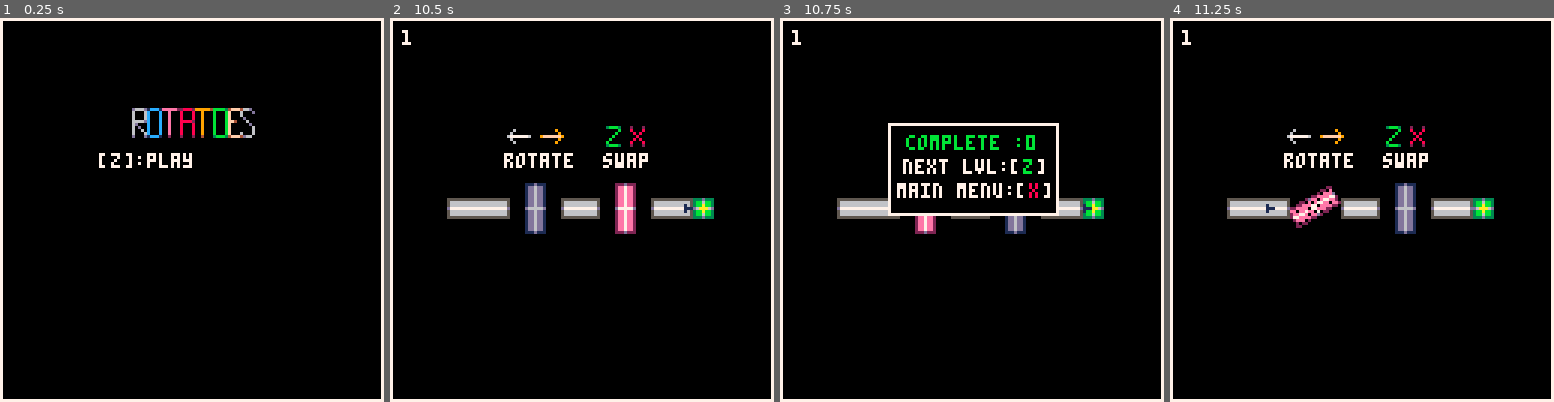
Above: before the commit, frames 1-4 (left to right).
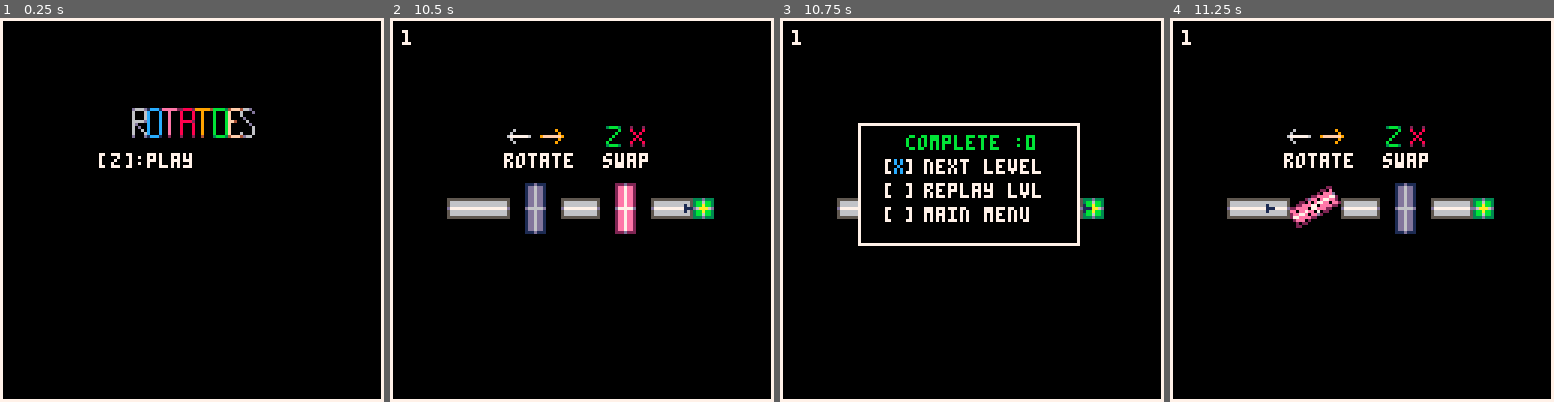
Above: after the commit, the same moments.

Repository: kreludan/rotatoes
Game: PICO-8 cartridge rotatoes.p8
Same seed, same stepped clock (60 frames per second), same inputs: the game is played once before the commit and once after it.
Inputs:
- Up to frame 1 (0.25 s): no input
- Up to frame 2 (10.5 s): tap X (X key) at 0.33, 1.07, 1.85, 2.97, 4.08, 5.2, 6.32, 7.43, 8.55, 9.67 s; tap O (Z key) at 0.7, 1.7, 2.1, 2.5, 2.9, 3.3, 3.7, 4.1, 4.5, 4.9, 5.3, 5.7, 6.1, 6.5, 6.9, 7.3, 7.7, 8.1, 8.5, 8.9, 9.3, 9.7, 10.1 s; hold Right 1.6-2.1 s; hold Up 2.15-2.42 s; hold Right 2.47-3.03 s; hold Left 3.08-3.58 s; hold Down 3.63-3.97 s; hold Right 4.02-4.68 s; hold Up 4.73-5.03 s; hold Left 5.08-5.68 s; hold Down 5.73-6.03 s; hold Right 6.08-6.58 s; hold Right 6.63-7.13 s; hold Up 7.18-7.45 s; hold Right 7.5-8.07 s; hold Left 8.12-8.62 s; hold Down 8.67-9 s; hold Right 9.05-9.72 s; hold Up 9.77-10.07 s; hold Left from 10.12 s (still down)
- Up to frame 3 (10.75 s): tap O (Z key) at 10.5 s; release Left at 10.72 s
- Up to frame 4 (11.25 s): hold Down 10.77-11.07 s; tap X (X key) at 10.78 s; tap O (Z key) at 10.9 s; hold Right from 11.12 s (still down)

Frames 1-2 are identical in both runs. In frame 3, 5.0% of the frame differs, in the area x 20-79%, y 27-60%; in frame 4, nothing differs.

Commit message:
In-game menu revamped

Diff:
--- a/rotatoes.p8
+++ b/rotatoes.p8
@@ -7,12 +7,14 @@
   system_init()
   max_distance = 7 -- distance to check for a waypoint in a direction
   level_state = "menu" -- "playing", "win", "lose", "menu"
+  in_game_menu_option = -1
   level_num = 1 -- current level
 end
 
 function _init_level(level_num)
   cls()
   level_state = "playing"
+  in_game_menu_option = -1
   controlled_tile = 1 -- denotes the tile currently controlled on scene
   rotators_to_draw = {} -- holds all rotating tiles
   static_tiles_to_draw = {} -- holds all non-rotating tiles
@@ -109,6 +111,7 @@
   for i=1, count(level_player.draw_points) do
     if level_player.draw_points[i].x == level_goal.center_x and
     level_player.draw_points[i].y == level_goal.center_y then
+      in_game_menu_option = 1
       level_state = "win"
       level_num = min(count(level_blueprints), level_num + 1)
     end
@@ -116,6 +119,7 @@
     for j=1, count(level_enemies) do
       if level_player.draw_points[i].x == level_enemies[j].center_x and
       level_player.draw_points[i].y == level_enemies[j].center_y then
+        in_game_menu_option = 1
         level_state = "lose"
       end
     end
@@ -136,12 +140,10 @@
 function _handleinputs()
   if level_state == "menu" then
     handle_menu_input()
-  elseif level_state=="win" or level_state=="lose" then
-    if btnp(🅾️) then
-  _init_level(level_num)
-  elseif btnp(❎) then
-    generate_main_menu()
-    end
+  elseif level_state=="win" then
+    handle_win_menu_input()
+  elseif level_state=="lose" then
+    handle_lose_menu_input()
   else
     handle_playing_input()
   end
@@ -212,9 +214,9 @@
   if level_state == "menu" then
     generate_main_menu()
   elseif level_state == "win" then
-    generate_win_menu()
+    generate_win_menu(in_game_menu_option)
   elseif level_state == "lose" then
-    generate_lose_menu()
+    generate_lose_menu(in_game_menu_option)
   elseif level_state == "playing" then
     cls()
     _draw_ui_elements()
@@ -1209,24 +1211,63 @@
   end
 end
 
-function generate_win_menu()
-  rectfill(36, 35, 92, 65, 0)
-  rect(36, 35, 92, 65, 7)
+function handle_win_menu_input()
+  if btnp(⬆️) then
+    in_game_menu_option = max(1, in_game_menu_option-1)
+  elseif btnp(⬇️) then
+    in_game_menu_option = min(3, in_game_menu_option+1)
+  elseif btnp(❎) or btnp(🅾️) then
+    if in_game_menu_option == 1 then
+      _init_level(level_num)
+    elseif in_game_menu_option == 2 then
+      level_num -= 1
+      _init_level(level_num)
+    else
+      generate_main_menu()
+    end
+  end
+end
+
+function generate_win_menu(option_selected)
+  rectfill(26, 35, 99, 75, 0)
+  rect(26, 35, 99, 75, 7)
   print("complete :0", 42, 39, 11)
-  print("next lvl:[ ]", 41, 47, 7)
-  print("main menu:[ ]", 39, 55, 7)
-  print("z", 81, 47, 11)
-  print("x", 83, 55, 8)
-end
-
-function generate_lose_menu()
-  rectfill(36, 35, 92, 65, 0)
-  rect(36, 35, 92, 65, 7)
+  y_locations = {47, 55, 63}
+  option_text = {"next level", "replay lvl", "main menu"}
+  for i=1,3 do
+    print("[", 35, y_locations[i], 7)
+    print("]", 41, y_locations[i], 7)
+    print(option_text[i], 48, y_locations[i], 7)
+  end
+  print("x", 38, y_locations[option_selected], 12)
+end
+
+function handle_lose_menu_input()
+  if btnp(⬆️) then
+    in_game_menu_option = 1
+  elseif btnp(⬇️) then
+    in_game_menu_option = 2
+  elseif btnp(❎) or btnp(🅾️) then
+    if in_game_menu_option == 1 then
+      _init_level(level_num)
+    else
+      generate_main_menu()
+    end
+  end
+end
+
+function generate_lose_menu(option_selected)
+  rectfill(26, 35, 99, 65, 0)
+  rect(26, 35, 99, 65, 7)
   print("lose :(", 51, 39, 8)
-  print("restart:[ ]", 43, 47, 7)
-  print("main menu:[ ]", 39, 55, 7)
-  print("z", 79, 47, 11)
-  print("x", 83, 55, 8)
+  y_locations = {47, 55}
+  option_text = {"replay lvl", "main menu"}
+  for i=1,2 do
+    print("[", 35, y_locations[i], 7)
+    print("]", 41, y_locations[i], 7)
+    print(option_text[i], 48, y_locations[i], 7)
+  end
+  print("x", 38, y_locations[option_selected], 12)
 end
 -->8
 --levels
@@ -1277,7 +1318,159 @@
          { "singleton_vert", 76, 32},
          { "singleton_horiz", 88, 51},
          { "singleton_horiz", 95, 51}
-     }}
+     }},
+    {level_num = 4,
+     character_blueprint = {
+         {"goal", 104, 63 },
+         {"player", 22, 63 },
+     },
+     rotator_blueprint = {
+         { "vert", 48, 63 },
+         { "vert", 78, 63 }
+     },
+     static_tile_blueprint = {
+         { "corrend_left", 22, 63 },
+         { "corr_horiz", 29, 63 },
+         { "corrend_right", 36, 63 },
+         { "corrend_left", 60, 63 },
+         { "corrend_right", 66, 63 },
+         { "corrend_left", 90, 63},
+         { "corrend_right", 97, 63 },
+         { "corrend_right", 104, 63 }
+     }},
+    {level_num = 1,
+     character_blueprint = {
+         {"goal", 104, 63 },
+         {"player", 22, 63 },
+     },
+     rotator_blueprint = {
+         { "vert", 48, 63 },
+         { "vert", 78, 63 }
+     },
+     static_tile_blueprint = {
+         { "corrend_left", 22, 63 },
+         { "corr_horiz", 29, 63 },
+         { "corrend_right", 36, 63 },
+         { "corrend_left", 60, 63 },
+         { "corrend_right", 66, 63 },
+         { "corrend_left", 90, 63},
+         { "corrend_right", 97, 63 },
+         { "corrend_right", 104, 63 }
+     }},
+    {level_num = 5,
+     character_blueprint = {
+         {"goal", 104, 63 },
+         {"player", 22, 63 },
+     },
+     rotator_blueprint = {
+         { "vert", 48, 63 },
+         { "vert", 78, 63 }
+     },
+     static_tile_blueprint = {
+         { "corrend_left", 22, 63 },
+         { "corr_horiz", 29, 63 },
+         { "corrend_right", 36, 63 },
+         { "corrend_left", 60, 63 },
+         { "corrend_right", 66, 63 },
+         { "corrend_left", 90, 63},
+         { "corrend_right", 97, 63 },
+         { "corrend_right", 104, 63 }
+     }},
+    {level_num = 6,
+     character_blueprint = {
+         {"goal", 104, 63 },
+         {"player", 22, 63 },
+     },
+     rotator_blueprint = {
+         { "vert", 48, 63 },
+         { "vert", 78, 63 }
+     },
+     static_tile_blueprint = {
+         { "corrend_left", 22, 63 },
+         { "corr_horiz", 29, 63 },
+         { "corrend_right", 36, 63 },
+         { "corrend_left", 60, 63 },
+         { "corrend_right", 66, 63 },
+         { "corrend_left", 90, 63},
+         { "corrend_right", 97, 63 },
+         { "corrend_right", 104, 63 }
+     }},
+    {level_num = 7,
+     character_blueprint = {
+         {"goal", 104, 63 },
+         {"player", 22, 63 },
+     },
+     rotator_blueprint = {
+         { "vert", 48, 63 },
+         { "vert", 78, 63 }
+     },
+     static_tile_blueprint = {
+         { "corrend_left", 22, 63 },
+         { "corr_horiz", 29, 63 },
+         { "corrend_right", 36, 63 },
+         { "corrend_left", 60, 63 },
+         { "corrend_right", 66, 63 },
+         { "corrend_left", 90, 63},
+         { "corrend_right", 97, 63 },
+         { "corrend_right", 104, 63 }
+     }},
+    {level_num = 8,
+     character_blueprint = {
+         {"goal", 104, 63 },
+         {"player", 22, 63 },
+     },
+     rotator_blueprint = {
+         { "vert", 48, 63 },
+         { "vert", 78, 63 }
+     },
+     static_tile_blueprint = {
+         { "corrend_left", 22, 63 },
+         { "corr_horiz", 29, 63 },
+         { "corrend_right", 36, 63 },
+         { "corrend_left", 60, 63 },
+         { "corrend_right", 66, 63 },
+         { "corrend_left", 90, 63},
+         { "corrend_right", 97, 63 },
+         { "corrend_right", 104, 63 }
+     }},
+    {level_num = 9,
+     character_blueprint = {
+         {"goal", 104, 63 },
+         {"player", 22, 63 },
+     },
+     rotator_blueprint = {
+         { "vert", 48, 63 },
+         { "vert", 78, 63 }
+     },
+     static_tile_blueprint = {
+         { "corrend_left", 22, 63 },
+         { "corr_horiz", 29, 63 },
+         { "corrend_right", 36, 63 },
+         { "corrend_left", 60, 63 },
+         { "corrend_right", 66, 63 },
+         { "corrend_left", 90, 63},
+         { "corrend_right", 97, 63 },
+         { "corrend_right", 104, 63 }
+     }},
+    {level_num = 10,
+     character_blueprint = {
+         {"goal", 104, 63 },
+         {"player", 22, 63 },
+     },
+     rotator_blueprint = {
+         { "vert", 48, 63 },
+         { "vert", 78, 63 }
+     },
+     static_tile_blueprint = {
+         { "corrend_left", 22, 63 },
+         { "corr_horiz", 29, 63 },
+         { "corrend_right", 36, 63 },
+         { "corrend_left", 60, 63 },
+         { "corrend_right", 66, 63 },
+         { "corrend_left", 90, 63},
+         { "corrend_right", 97, 63 },
+         { "corrend_right", 104, 63 }
+     }},
 }
 
 function draw_level_text()
--- a/src/0.global.lua
+++ b/src/0.global.lua
@@ -3,12 +3,14 @@
   system_init()
   max_distance = 7 -- distance to check for a waypoint in a direction
   level_state = "menu" -- "playing", "win", "lose", "menu"
+  in_game_menu_option = -1
   level_num = 1 -- current level
 end
 
 function _init_level(level_num)
   cls()
   level_state = "playing"
+  in_game_menu_option = -1
   controlled_tile = 1 -- denotes the tile currently controlled on scene
   rotators_to_draw = {} -- holds all rotating tiles
   static_tiles_to_draw = {} -- holds all non-rotating tiles
@@ -105,6 +107,7 @@
   for i=1, count(level_player.draw_points) do
     if level_player.draw_points[i].x == level_goal.center_x and
     level_player.draw_points[i].y == level_goal.center_y then
+      in_game_menu_option = 1
       level_state = "win"
       level_num = min(count(level_blueprints), level_num + 1)
     end
@@ -112,6 +115,7 @@
     for j=1, count(level_enemies) do
       if level_player.draw_points[i].x == level_enemies[j].center_x and
       level_player.draw_points[i].y == level_enemies[j].center_y then
+        in_game_menu_option = 1
         level_state = "lose"
       end
     end
@@ -132,12 +136,10 @@
 function _handleinputs()
   if level_state == "menu" then
     handle_menu_input()
-  elseif level_state=="win" or level_state=="lose" then
-    if btnp(🅾️) then
-  _init_level(level_num)
-  elseif btnp(❎) then
-    generate_main_menu()
-    end
+  elseif level_state=="win" then
+    handle_win_menu_input()
+  elseif level_state=="lose" then
+    handle_lose_menu_input()
   else
     handle_playing_input()
   end
@@ -208,9 +210,9 @@
   if level_state == "menu" then
     generate_main_menu()
   elseif level_state == "win" then
-    generate_win_menu()
+    generate_win_menu(in_game_menu_option)
   elseif level_state == "lose" then
-    generate_lose_menu()
+    generate_lose_menu(in_game_menu_option)
   elseif level_state == "playing" then
     cls()
     _draw_ui_elements()
--- a/src/5.menu.lua
+++ b/src/5.menu.lua
@@ -13,22 +13,61 @@
   end
 end
 
-function generate_win_menu()
-  rectfill(36, 35, 92, 65, 0)
-  rect(36, 35, 92, 65, 7)
-  print("complete :0", 42, 39, 11)
-  print("next lvl:[ ]", 41, 47, 7)
-  print("main menu:[ ]", 39, 55, 7)
-  print("z", 81, 47, 11)
-  print("x", 83, 55, 8)
+function handle_win_menu_input()
+  if btnp(⬆️) then
+    in_game_menu_option = max(1, in_game_menu_option-1)
+  elseif btnp(⬇️) then
+    in_game_menu_option = min(3, in_game_menu_option+1)
+  elseif btnp(❎) or btnp(🅾️) then
+    if in_game_menu_option == 1 then
+      _init_level(level_num)
+    elseif in_game_menu_option == 2 then
+      level_num -= 1
+      _init_level(level_num)
+    else
+      generate_main_menu()
+    end
+  end
 end
 
-function generate_lose_menu()
-  rectfill(36, 35, 92, 65, 0)
-  rect(36, 35, 92, 65, 7)
+function generate_win_menu(option_selected)
+  rectfill(26, 35, 99, 75, 0)
+  rect(26, 35, 99, 75, 7)
+  print("complete :0", 42, 39, 11)
+  y_locations = {47, 55, 63}
+  option_text = {"next level", "replay lvl", "main menu"}
+  for i=1,3 do
+    print("[", 35, y_locations[i], 7)
+    print("]", 41, y_locations[i], 7)
+    print(option_text[i], 48, y_locations[i], 7)
+  end
+  print("x", 38, y_locations[option_selected], 12)
+end
+
+function handle_lose_menu_input()
+  if btnp(⬆️) then
+    in_game_menu_option = 1
+  elseif btnp(⬇️) then
+    in_game_menu_option = 2
+  elseif btnp(❎) or btnp(🅾️) then
+    if in_game_menu_option == 1 then
+      _init_level(level_num)
+    else
+      generate_main_menu()
+    end
+  end
+end
+
+function generate_lose_menu(option_selected)
+  rectfill(26, 35, 99, 65, 0)
+  rect(26, 35, 99, 65, 7)
   print("lose :(", 51, 39, 8)
-  print("restart:[ ]", 43, 47, 7)
-  print("main menu:[ ]", 39, 55, 7)
-  print("z", 79, 47, 11)
-  print("x", 83, 55, 8)
+  y_locations = {47, 55}
+  option_text = {"replay lvl", "main menu"}
+  for i=1,2 do
+    print("[", 35, y_locations[i], 7)
+    print("]", 41, y_locations[i], 7)
+    print(option_text[i], 48, y_locations[i], 7)
+  end
+  print("x", 38, y_locations[option_selected], 12)
 end
--- a/src/6.levels.lua
+++ b/src/6.levels.lua
@@ -45,7 +45,159 @@
          { "singleton_vert", 76, 32},
          { "singleton_horiz", 88, 51},
          { "singleton_horiz", 95, 51}
-     }}
+     }},
+    {level_num = 4,
+     character_blueprint = {
+         {"goal", 104, 63 },
+         {"player", 22, 63 },
+     },
+     rotator_blueprint = {
+         { "vert", 48, 63 },
+         { "vert", 78, 63 }
+     },
+     static_tile_blueprint = {
+         { "corrend_left", 22, 63 },
+         { "corr_horiz", 29, 63 },
+         { "corrend_right", 36, 63 },
+         { "corrend_left", 60, 63 },
+         { "corrend_right", 66, 63 },
+         { "corrend_left", 90, 63},
+         { "corrend_right", 97, 63 },
+         { "corrend_right", 104, 63 }
+     }},
+    {level_num = 1,
+     character_blueprint = {
+         {"goal", 104, 63 },
+         {"player", 22, 63 },
+     },
+     rotator_blueprint = {
+         { "vert", 48, 63 },
+         { "vert", 78, 63 }
+     },
+     static_tile_blueprint = {
+         { "corrend_left", 22, 63 },
+         { "corr_horiz", 29, 63 },
+         { "corrend_right", 36, 63 },
+         { "corrend_left", 60, 63 },
+         { "corrend_right", 66, 63 },
+         { "corrend_left", 90, 63},
+         { "corrend_right", 97, 63 },
+         { "corrend_right", 104, 63 }
+     }},
+    {level_num = 5,
+     character_blueprint = {
+         {"goal", 104, 63 },
+         {"player", 22, 63 },
+     },
+     rotator_blueprint = {
+         { "vert", 48, 63 },
+         { "vert", 78, 63 }
+     },
+     static_tile_blueprint = {
+         { "corrend_left", 22, 63 },
+         { "corr_horiz", 29, 63 },
+         { "corrend_right", 36, 63 },
+         { "corrend_left", 60, 63 },
+         { "corrend_right", 66, 63 },
+         { "corrend_left", 90, 63},
+         { "corrend_right", 97, 63 },
+         { "corrend_right", 104, 63 }
+     }},
+    {level_num = 6,
+     character_blueprint = {
+         {"goal", 104, 63 },
+         {"player", 22, 63 },
+     },
+     rotator_blueprint = {
+         { "vert", 48, 63 },
+         { "vert", 78, 63 }
+     },
+     static_tile_blueprint = {
+         { "corrend_left", 22, 63 },
+         { "corr_horiz", 29, 63 },
+         { "corrend_right", 36, 63 },
+         { "corrend_left", 60, 63 },
+         { "corrend_right", 66, 63 },
+         { "corrend_left", 90, 63},
+         { "corrend_right", 97, 63 },
+         { "corrend_right", 104, 63 }
+     }},
+    {level_num = 7,
+     character_blueprint = {
+         {"goal", 104, 63 },
+         {"player", 22, 63 },
+     },
+     rotator_blueprint = {
+         { "vert", 48, 63 },
+         { "vert", 78, 63 }
+     },
+     static_tile_blueprint = {
+         { "corrend_left", 22, 63 },
+         { "corr_horiz", 29, 63 },
+         { "corrend_right", 36, 63 },
+         { "corrend_left", 60, 63 },
+         { "corrend_right", 66, 63 },
+         { "corrend_left", 90, 63},
+         { "corrend_right", 97, 63 },
+         { "corrend_right", 104, 63 }
+     }},
+    {level_num = 8,
+     character_blueprint = {
+         {"goal", 104, 63 },
+         {"player", 22, 63 },
+     },
+     rotator_blueprint = {
+         { "vert", 48, 63 },
+         { "vert", 78, 63 }
+     },
+     static_tile_blueprint = {
+         { "corrend_left", 22, 63 },
+         { "corr_horiz", 29, 63 },
+         { "corrend_right", 36, 63 },
+         { "corrend_left", 60, 63 },
+         { "corrend_right", 66, 63 },
+         { "corrend_left", 90, 63},
+         { "corrend_right", 97, 63 },
+         { "corrend_right", 104, 63 }
+     }},
+    {level_num = 9,
+     character_blueprint = {
+         {"goal", 104, 63 },
+         {"player", 22, 63 },
+     },
+     rotator_blueprint = {
+         { "vert", 48, 63 },
+         { "vert", 78, 63 }
+     },
+     static_tile_blueprint = {
+         { "corrend_left", 22, 63 },
+         { "corr_horiz", 29, 63 },
+         { "corrend_right", 36, 63 },
+         { "corrend_left", 60, 63 },
+         { "corrend_right", 66, 63 },
+         { "corrend_left", 90, 63},
+         { "corrend_right", 97, 63 },
+         { "corrend_right", 104, 63 }
+     }},
+    {level_num = 10,
+     character_blueprint = {
+         {"goal", 104, 63 },
+         {"player", 22, 63 },
+     },
+     rotator_blueprint = {
+         { "vert", 48, 63 },
+         { "vert", 78, 63 }
+     },
+     static_tile_blueprint = {
+         { "corrend_left", 22, 63 },
+         { "corr_horiz", 29, 63 },
+         { "corrend_right", 36, 63 },
+         { "corrend_left", 60, 63 },
+         { "corrend_right", 66, 63 },
+         { "corrend_left", 90, 63},
+         { "corrend_right", 97, 63 },
+         { "corrend_right", 104, 63 }
+     }},
 }
 
 function draw_level_text()
